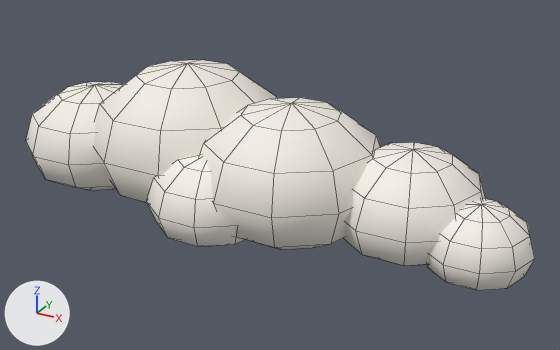
The FBX model Assets/Skyfold/Art/Models/Sky/cloud_puff_b.fbx: old version first, new version second.
Camera for both pictures: a 50 mm lens placed at (22.3, -35.0, 20.2), pointed at (2.8, 0.4, 2.6). Lighting does not change. The marker at lower left points along +X, +Y and +Z. The older version comes first. Mesh edges are drawn as thin lines. Where no turn or scale is listed for an object, it has been applied to the vertices.

Objects in the first picture: 'cloud_puff_b'.
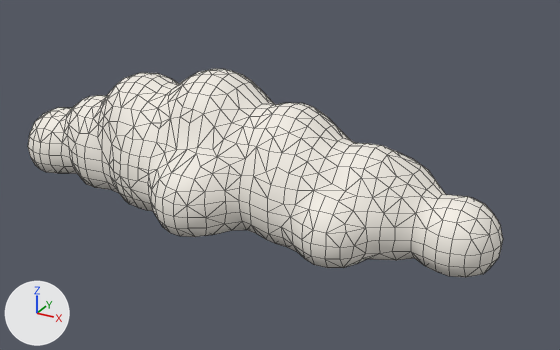
What changed in the scene script:
```text
Change me_cloud_puff_b_001:
    used by ob_cloud_puff_b; location = (0.0, 0.0, 0.0)
    remove me_cloud_puff_b_001.from_pydata(...)  # 312 vertices, 360 faces; spans x -14.6..17.3, y -6.4..6.5, z -0.1..8.1
    add me_cloud_puff_b_001.from_pydata(...)  # 1102 vertices, 1658 faces; spans x -15.4..15.6, y -5.5..5.6, z 0.2..8.1
    me_cloud_puff_b_001 part 1: the loose piece of 52 vertices spanning x -1.4..9.4, y -5.6..4.6, z -0.1..7.2 is rebuilt with 1102 vertices and now spans x -15.4..15.6, y -5.5..5.6, z 0.2..8.1
    me_cloud_puff_b_001 part 2: the loose piece of 52 vertices spanning x 11.7..17.3, y -3.3..2.1, z -0.1..3.8 is deleted
    me_cloud_puff_b_001 part 3: the loose piece of 52 vertices spanning x -9.5..2.5, y -4.9..6.5, z -0.1..8.1 is deleted
    me_cloud_puff_b_001 part 4: the loose piece of 52 vertices spanning x 6.3..14.7, y -3.5..4.5, z -0.1..5.6 is deleted
    me_cloud_puff_b_001 part 5
    104 vertices are removed from x -14.6..4.1, y -6.4..4.4, z -0.1..6.1
    120 faces are deleted
```

Location of each change, [x1, y1, x2, y2] in pixels of the pictures (560 x 350 px):
'cloud_puff_b', reshaped (7% narrower, 10% shorter)
    before: [26, 60, 535, 290]
    after: [28, 69, 503, 277]
part 1 of me_cloud_puff_b_001, rebuilt (163% wider, 37% taller)
    before: [200, 98, 380, 250]
    after: [28, 69, 503, 277]
part 2 of me_cloud_puff_b_001, deleted
    before: [427, 198, 535, 290]
part 3 of me_cloud_puff_b_001, deleted
    before: [93, 60, 277, 204]
part 4 of me_cloud_puff_b_001, deleted
    before: [343, 142, 486, 266]
part 5 of me_cloud_puff_b_001, deleted
    before: [26, 82, 245, 246]
